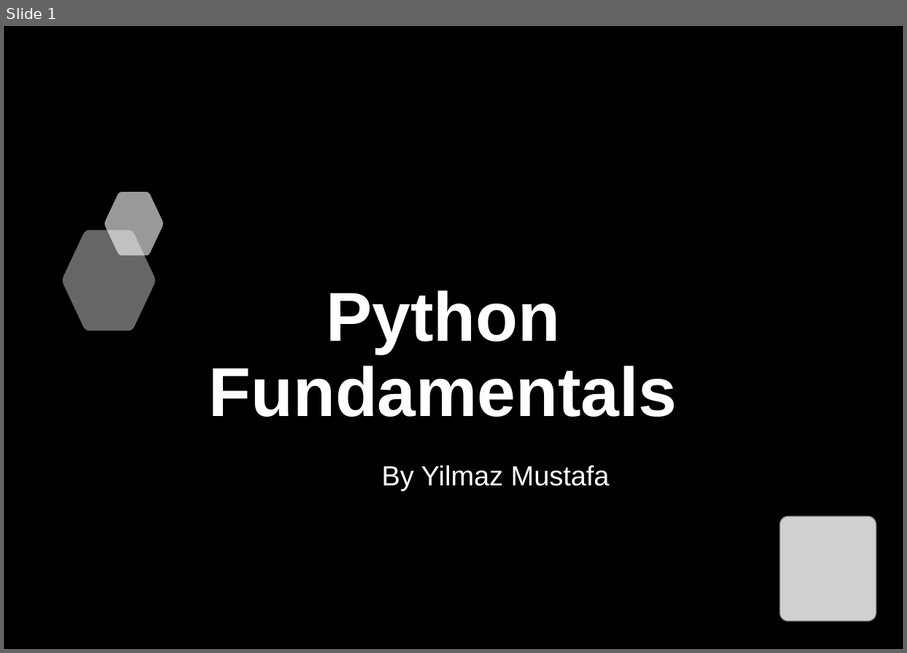
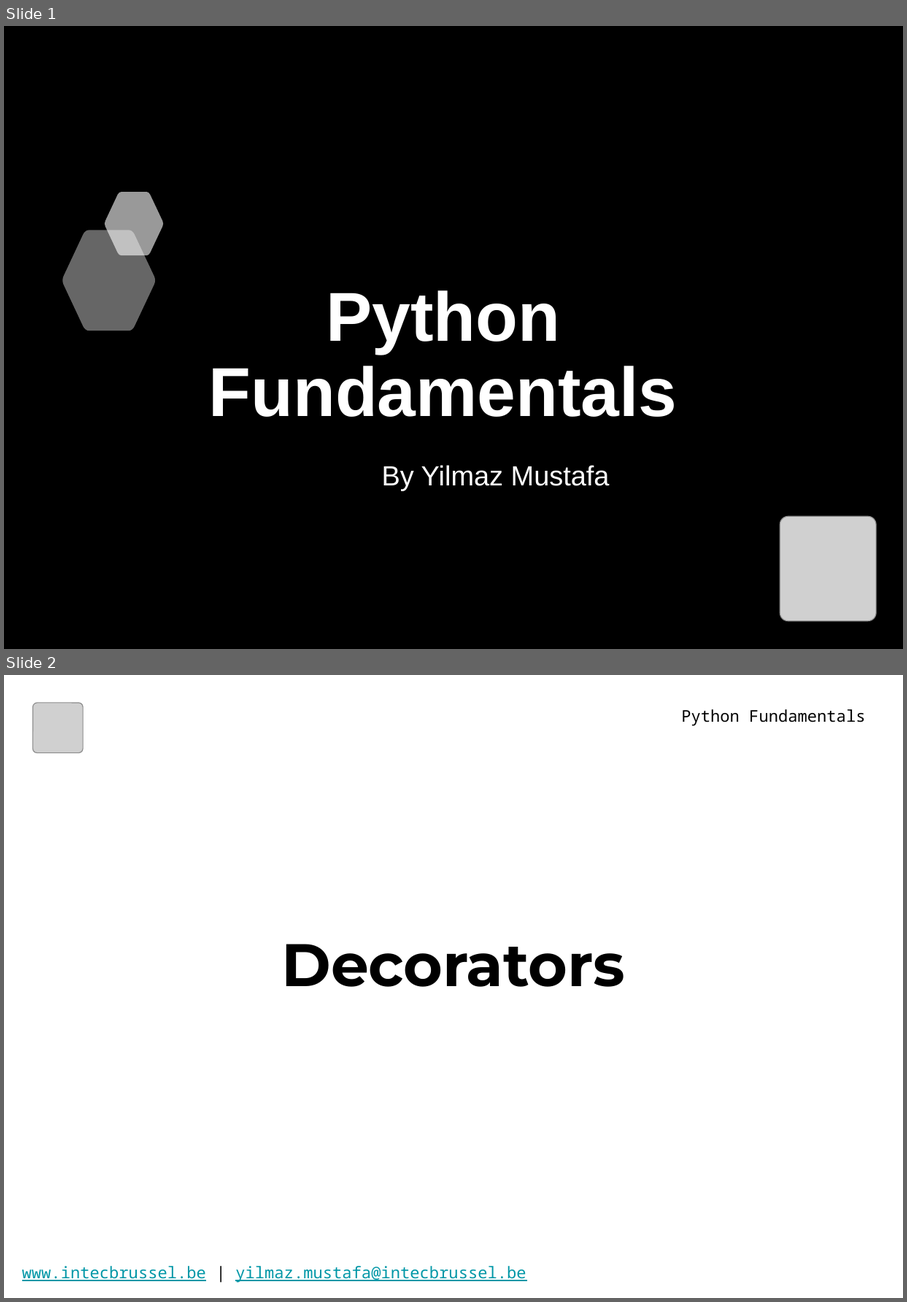
Before and after one commit to yilmazchef/python-notebooks, a slide deck: Presentations/Nederlands/08 - Decorators.pptx. Shown one above the other, each under a label of ours: slide 1 before the commit, slides 1 and 2 after it. The pictures are 907x653 and 907x1302 pixels, drawn with LibreOffice and Linux fonts; fonts in the diff are those of the drawing; grey boxes stand for pictures; background and template pictures are left out. Boxes give left, top, right and bottom in pixels: in the first picture for what was removed or moved away, otherwise in the second. Text is boxed around its words. In the diff, an @@ line names an element or a change of style, - is before the commit and + after.

```diff
--- a/Presentations/Nederlands/08 - Decorators.pptx
+++ b/Presentations/Nederlands/08 - Decorators.pptx
@@ slide 2 added at (4, 675, 903, 1298), background #FFFFFF @@
@@ picture added at (33, 703, 83, 752) @@
@@ text added at (681, 709, 865, 726), 14 pt, text #000000 @@
+Python Fundamentals
@@ title added at (281, 944, 625, 987), 52 pt, text #000000, bold @@
+Decorators
@@ text added at (22, 1266, 526, 1282), 14 pt, text #0097A7, underline @@
+www.intecbrussel.be | yilmaz.mustafa@intecbrussel.be
```
Also in this commit, not shown: 9 slides changed, 1 other slide added, 2 slides removed, 26 other files.
